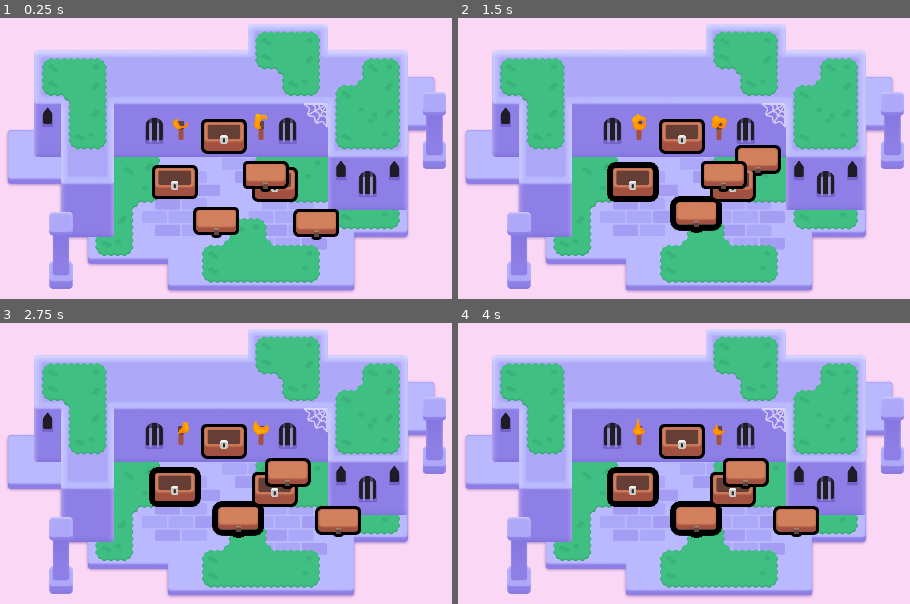
Above: before the commit, frames 1-4 (two rows, left to right).
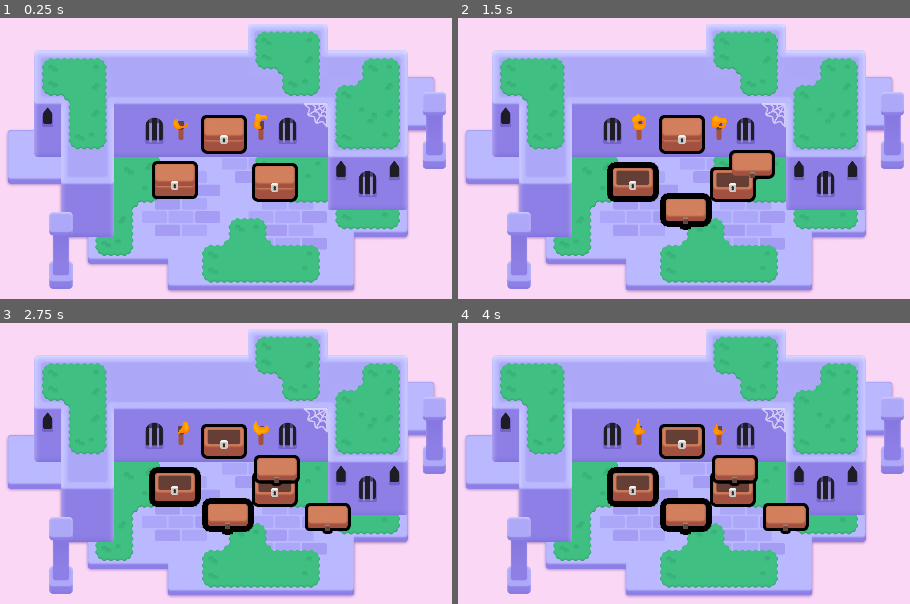
Above: after the commit, the same moments.

Repository: JuliaLui642/2d-GameDev-Courses
Game: Godot game, scene res://lessons/mini_dungeon.tscn
Same seed, same stepped clock (60 frames per second), same inputs: the game is played once before the commit and once after it.
Inputs (mouse positions are in pixels of both pictures, inside the frame that each line leads up to):
- Up to frame 1 (0.25 s): no input
- Up to frame 2 (1.5 s): tap Enter at 0.5 s; move the mouse to (634, 180) at 0.52 s; press the mouse at (634, 180) at 0.53 s; hold D (move_right) 0.53-1.28 s; tap Space at 0.77 s; move the mouse to (733, 183) at 1.27 s; release the mouse at (733, 183) at 1.28 s; hold S (move_down) from 1.28 s (still down); right-click (733, 183) at 1.35 s; click (733, 183) at 1.42 s
- Up to frame 3 (2.75 s): tap Space at 1.52 s; move the mouse to (221, 438) at 2.02 s; release S (move_down) at 2.03 s; hold D (move_right) from 2.03 s (still down); tap Z at 2.1 s; click (221, 438) at 2.17 s
- Up to frame 4 (4 s): move the mouse to (638, 570) at 2.77 s; release D (move_right) at 2.78 s; hold W (move_up) 2.78-3.53 s; click (638, 570) at 2.85 s; tap Space at 3.02, 3.77 s; move the mouse to (outside the picture) at 3.52 s; hold A (move_left) from 3.53 s (still down); hold Right mouse button (right_click) from 3.53 s (still down)

The runs differ from the first frame. In frame 1, 4.0% of the frame differs, in the area x 33-75%, y 34-80%; in frame 2, 3.4%; in frame 3, 3.2%; in frame 4, 3.2%.

Commit message:
Fix Chest Animation
The chest animation was broken and I fixed

Diff:
--- a/M06.looting_workbook/lessons/chest/chest.gd
+++ b/M06.looting_workbook/lessons/chest/chest.gd
@@ -19,7 +19,6 @@
 	canvas_group.material.set_shader_parameter("line_thickness", 3.0)
 
 func _on_mouse_entered()-> void:
-	canvas_group.material.set_shader_parameter("line_thickness", 6.0)
 	var tween := create_tween()
 	tween.tween_method(set_outline_thickness, 3.0, 6.0, 0.08)
 
--- a/M06.looting_workbook/lessons/chest/chest.tscn
+++ b/M06.looting_workbook/lessons/chest/chest.tscn
@@ -16,7 +16,22 @@
 shader_parameter/line_thickness = 16.0
 shader_parameter/viewport_scale = Vector2(1, 1)
 
-[sub_resource type="Animation" id="Animation_k2bxq"]
+[sub_resource type="Animation" id="Animation_7h5tr"]
+resource_name = "open"
+tracks/0/type = "value"
+tracks/0/imported = false
+tracks/0/enabled = true
+tracks/0/path = NodePath("CanvasGroup/Top:position")
+tracks/0/interp = 1
+tracks/0/loop_wrap = true
+tracks/0/keys = {
+"times": PackedFloat32Array(0, 0.1, 0.2),
+"transitions": PackedFloat32Array(1, 1, 1),
+"update": 0,
+"values": [Vector2(0, -14), Vector2(93, -75), Vector2(127, 70)]
+}
+
+[sub_resource type="Animation" id="Animation_a04kk"]
 length = 0.001
 tracks/0/type = "value"
 tracks/0/imported = false
@@ -28,28 +43,13 @@
 "times": PackedFloat32Array(0),
 "transitions": PackedFloat32Array(1),
 "update": 0,
-"values": [Vector2(100, 96)]
+"values": [Vector2(0, -14)]
 }
 
-[sub_resource type="Animation" id="Animation_f4nms"]
-resource_name = "open"
-tracks/0/type = "value"
-tracks/0/imported = false
-tracks/0/enabled = true
-tracks/0/path = NodePath("CanvasGroup/Top:position")
-tracks/0/interp = 1
-tracks/0/loop_wrap = true
-tracks/0/keys = {
-"times": PackedFloat32Array(0, 0.1, 0.2),
-"transitions": PackedFloat32Array(1, 1, 1),
-"update": 0,
-"values": [Vector2(0, -14), Vector2(121, -99), Vector2(153, 78)]
-}
-
-[sub_resource type="AnimationLibrary" id="AnimationLibrary_htssh"]
+[sub_resource type="AnimationLibrary" id="AnimationLibrary_fnrjx"]
 _data = {
-"RESET": SubResource("Animation_k2bxq"),
-"open": SubResource("Animation_f4nms")
+"RESET": SubResource("Animation_a04kk"),
+"open": SubResource("Animation_7h5tr")
 }
 
 [node name="Chest" type="Area2D"]
@@ -66,7 +66,7 @@
 texture = ExtResource("1_485f1")
 
 [node name="Top" type="Sprite2D" parent="CanvasGroup"]
-position = Vector2(100, 96)
+position = Vector2(0, -14)
 texture = ExtResource("3_c8jrn")
 
 [node name="Lock" type="Sprite2D" parent="CanvasGroup"]
Not shown: 1 places in M06.looting_workbook/lessons/chest/chest.tscn that only renumber resources
